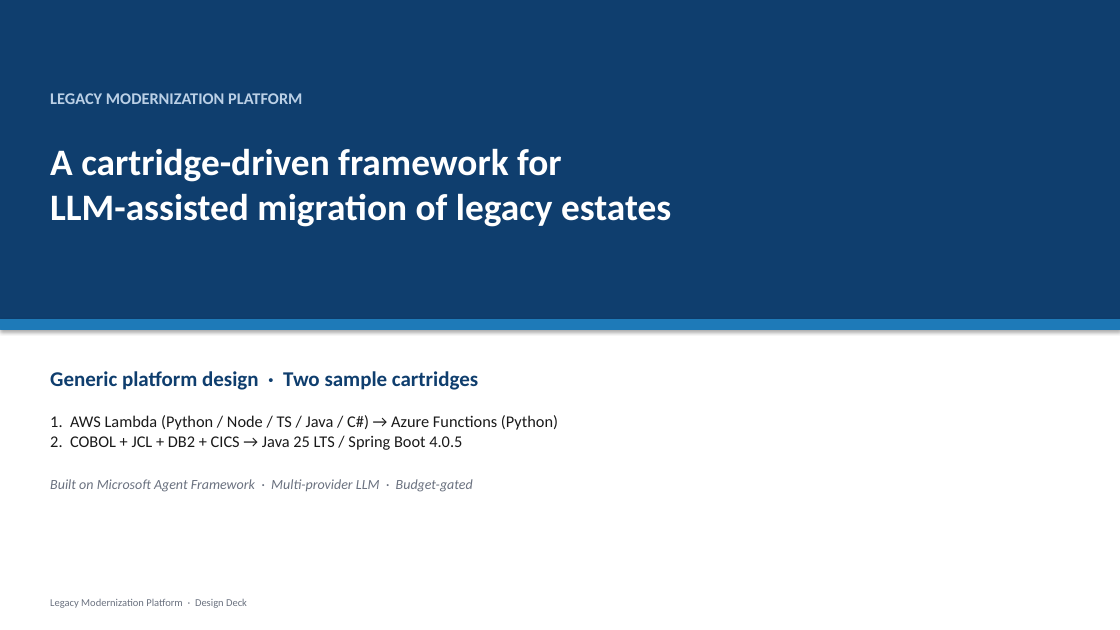
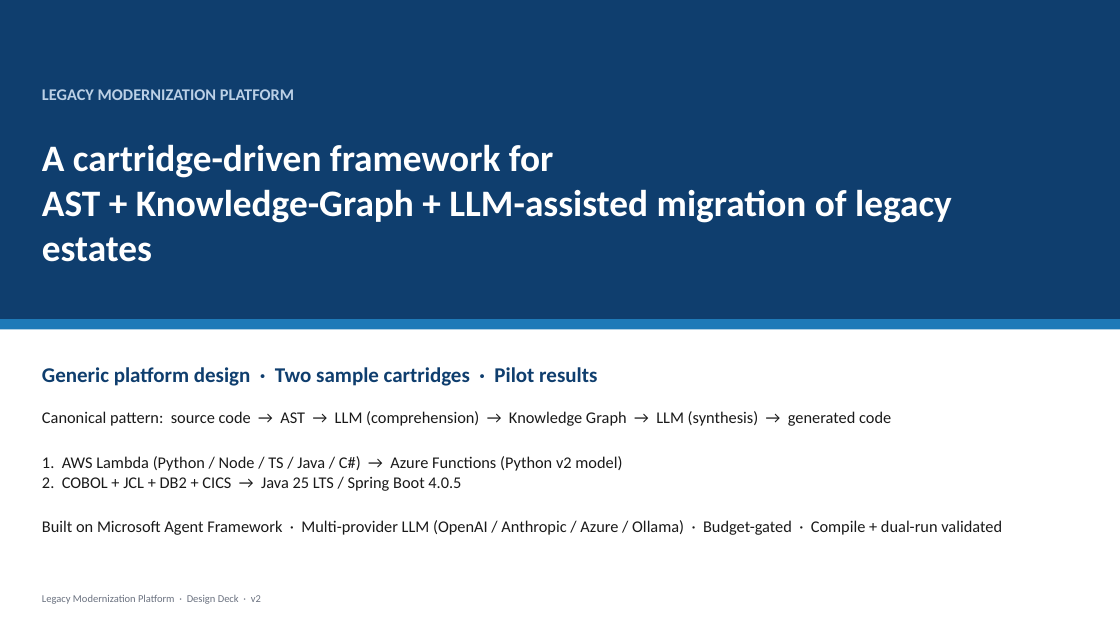
Before and after one commit to cwijayasundara/legacy_mod_maf_v2, a slide deck: slide 1 of docs/design_deck.pptx. Drawn at 1120x630 pixels with LibreOffice and Linux fonts; fonts in the diff are those of the drawing. Boxes give left, top, right and bottom in pixels: in the first picture for what was removed or moved away, otherwise in the second. Text is boxed around its words. In the diff, an @@ line names an element or a change of style, - is before the commit and + after.

```diff
--- a/docs/design_deck.pptx
+++ b/docs/design_deck.pptx
@@ rectangle at <box>0,0,1120,319</box>: outline #0F3E6E 0.75 pt to none; shadow off @@
@@ text "LEGACY MODERNIZATION PLATFORM": place and size @@
-text "LEGACY MODERNIZATION PLATFORM" at <box>50,93,302,104</box>
+text "LEGACY MODERNIZATION PLATFORM" at <box>42,89,294,100</box>
@@ text at <box>42,189,952,262</box>: text changed @@
-LLM-assisted migration of legacy estates
+AST + Knowledge-Graph + LLM-assisted migration of legacy estates
@@ rectangle at <box>0,319,1120,329</box>: outline #1E7AB8 0.75 pt to none; shadow off @@
@@ text at <box>42,367,597,386</box>: text changed @@
-Generic platform design · Two sample cartridges
+Generic platform design · Two sample cartridges · Pilot results
@@ text at <box>42,411,891,471</box>: text changed @@
-1. AWS Lambda (Python / Node / TS / Java / C#) → Azure Functions (Python)
+Canonical pattern: source code → AST → LLM (comprehension) → Knowledge Graph → LLM (synthesis) → generated code
+1. AWS Lambda (Python / Node / TS / Java / C#) → Azure Functions (Python v2 model)
@@ text at <box>42,520,1002,535</box>: text changed; size 12 to 14 pt; text colour #6B7280 to #1A1A1A; italic off @@
-Built on Microsoft Agent Framework · Multi-provider LLM · Budget-gated
+Built on Microsoft Agent Framework · Multi-provider LLM (OpenAI / Anthropic / Azure / Ollama) · Budget-gated · Compile + dual-run validated
@@ text at <box>42,595,261,604</box>: text changed @@
-Legacy Modernization Platform · Design Deck
+Legacy Modernization Platform · Design Deck · v2
```
Also in this commit, not shown: 27 other slides changed, 9 slides added, 3 slides removed, 1 other file.
